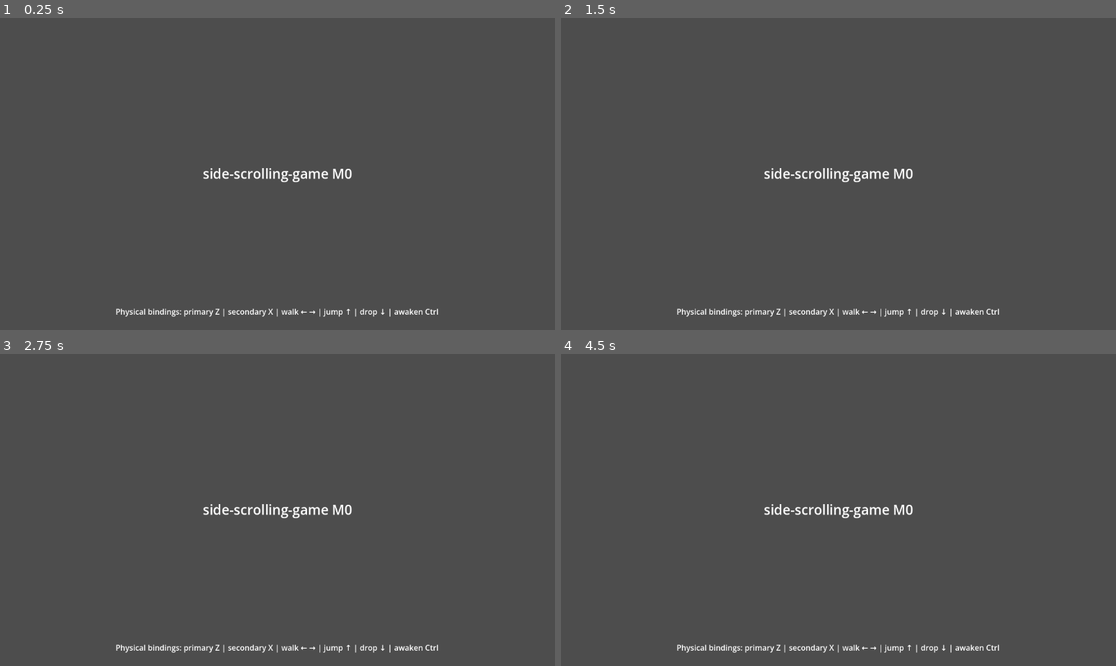
Above: before the commit, frames 1-4 (two rows, left to right).
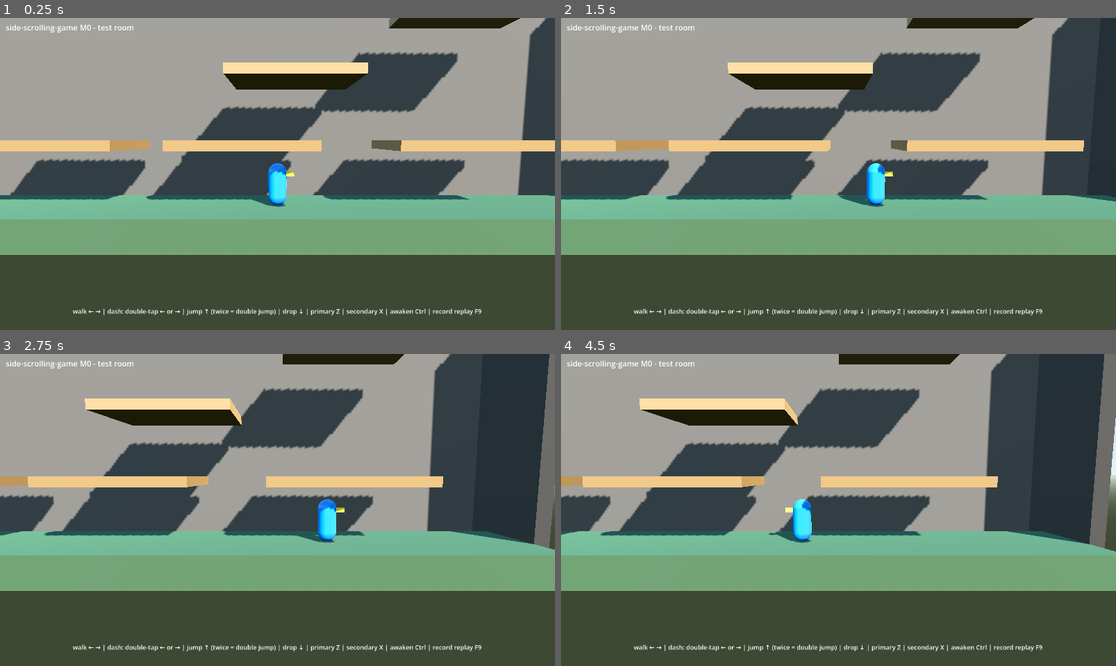
Above: after the commit, the same moments.

Repository: asty8926/side-scrolling-game
Game: Godot game, scene res://game/main.tscn
The game is run twice, just before and just after one commit, with the same random seed, the same clock (stepped at 60 frames per second) and the same inputs.
Inputs (mouse positions are in pixels of both pictures, inside the frame that each line leads up to):
- Up to frame 1 (0.25 s): no input
- Up to frame 2 (1.5 s): tap Enter at 0.5 s; move the mouse to (960, 158) at 0.52 s; hold Right (right) 0.53-1.25 s; hold Z (attack_z) 0.53-1.25 s; tap X (attack_x) at 0.6 s; click (960, 158) at 0.67 s; drag from (727, 189) to (810, 236) at 1.27 s
- Up to frame 3 (2.75 s): tap Space at 2 s; move the mouse to (333, 441) at 2.02 s; hold Right (right) from 2.03 s (still down); tap Ctrl (awaken) at 2.1 s; tap X (attack_x) at 2.3 s
- Up to frame 4 (4.5 s): release Right (right) at 2.75 s; drag from (810, 572) to (672, 463) at 2.77 s; tap Enter at 3.5 s; move the mouse to (1005, 556) at 3.52 s; hold Left (left) 3.53-4.25 s; hold Z (attack_z) 3.53-4.25 s; tap Ctrl (awaken) at 3.8 s; drag from (672, 463) to (755, 432) at 4.27 s

The runs differ from the first frame. In frame 1, 99% of the frame differs, in the area x 0-100%, y 0-100%; in frame 2, 99%; in frame 3, 99%; in frame 4, 99%.

Commit message:
main: 3D test room scene with lighting, camera and HUD hint

Diff:
--- a/game/input/input_hint.gd
+++ b/game/input/input_hint.gd
@@ -1,6 +1,6 @@
 extends Label
-## Small live binding readout until the playable room arrives (#42).
+## Bottom-of-screen readout of the physical bindings (labels follow the keyboard layout).
 
 
 func _process(_delta: float) -> void:
-	text = "Physical bindings: primary %s | secondary %s | walk ← → | jump ↑ | drop ↓ | awaken %s" % [KeyLabel.for_action(&"attack_z"), KeyLabel.for_action(&"attack_x"), KeyLabel.for_action(&"awaken")]
+	text = "walk ← → | dash: double-tap ← or → | jump ↑ (twice = double jump) | drop ↓ | primary %s | secondary %s | awaken %s | record replay F9" % [KeyLabel.for_action(&"attack_z"), KeyLabel.for_action(&"attack_x"), KeyLabel.for_action(&"awaken")]
--- a/game/main.tscn
+++ b/game/main.tscn
@@ -1,48 +1,78 @@
-[gd_scene load_steps=4 format=3]
+[gd_scene load_steps=11 format=3]
 
 [ext_resource type="Script" uid="uid://dlr0ckqydok58" path="res://game/sim_driver.gd" id="1_driver"]
+[ext_resource type="Script" path="res://game/input/input_hint.gd" id="2_hint"]
+[ext_resource type="Script" path="res://game/debug/replay_recorder.gd" id="3_rec"]
+[ext_resource type="Script" path="res://game/view/room_view.gd" id="4_room"]
+[ext_resource type="Script" path="res://game/view/fighter_view.gd" id="5_fighter"]
+[ext_resource type="Script" path="res://game/view/side_camera.gd" id="6_camera"]
 
-[ext_resource type="Script" path="res://game/input/input_hint.gd" id="2_hint"]
+[sub_resource type="ProceduralSkyMaterial" id="sky_material"]
+sky_top_color = Color(0.32, 0.55, 0.85, 1)
+sky_horizon_color = Color(0.78, 0.86, 0.95, 1)
+ground_bottom_color = Color(0.25, 0.28, 0.22, 1)
+ground_horizon_color = Color(0.7, 0.75, 0.7, 1)
 
-[ext_resource type="Script" path="res://game/debug/replay_recorder.gd" id="3_rec"]
+[sub_resource type="Sky" id="sky"]
+sky_material = SubResource("sky_material")
 
-[node name="Main" type="Control"]
-layout_mode = 3
-anchors_preset = 15
-anchor_right = 1.0
-anchor_bottom = 1.0
-grow_horizontal = 2
-grow_vertical = 2
+[sub_resource type="Environment" id="environment"]
+background_mode = 2
+sky = SubResource("sky")
+ambient_light_source = 3
+ambient_light_energy = 0.4
+tonemap_mode = 3
 
-[node name="Title" type="Label" parent="."]
-layout_mode = 1
-anchors_preset = 8
-anchor_left = 0.5
-anchor_top = 0.5
-anchor_right = 0.5
-anchor_bottom = 0.5
-offset_left = -160.0
-offset_top = -20.0
-offset_right = 160.0
-offset_bottom = 20.0
-grow_horizontal = 2
-grow_vertical = 2
-theme_override_font_sizes/font_size = 28
-text = "side-scrolling-game M0"
-horizontal_alignment = 1
-vertical_alignment = 1
+[node name="Main" type="Node3D"]
 
 [node name="SimDriver" type="Node" parent="."]
 script = ExtResource("1_driver")
 
-[node name="InputHint" type="Label" parent="."]
+[node name="ReplayRecorder" type="Node" parent="SimDriver"]
+script = ExtResource("3_rec")
+
+[node name="WorldEnvironment" type="WorldEnvironment" parent="."]
+environment = SubResource("environment")
+
+[node name="Sun" type="DirectionalLight3D" parent="."]
+transform = Transform3D(0.866025, -0.25, 0.433013, 0, 0.866025, 0.5, -0.5, -0.433013, 0.75, 0, 10, 6)
+light_energy = 0.8
+shadow_enabled = true
+
+[node name="RoomView" type="Node3D" parent="." node_paths=PackedStringArray("driver")]
+script = ExtResource("4_room")
+driver = NodePath("../SimDriver")
+
+[node name="FighterView" type="Node3D" parent="." node_paths=PackedStringArray("driver")]
+script = ExtResource("5_fighter")
+driver = NodePath("../SimDriver")
+
+[node name="SideCamera" type="Camera3D" parent="." node_paths=PackedStringArray("target", "driver")]
+transform = Transform3D(1, 0, 0, 0, 0.994522, 0.104528, 0, -0.104528, 0.994522, 0, 2.2, 11)
+current = true
+fov = 50.0
+script = ExtResource("6_camera")
+target = NodePath("../FighterView")
+driver = NodePath("../SimDriver")
+
+[node name="Hud" type="CanvasLayer" parent="."]
+
+[node name="Title" type="Label" parent="Hud"]
+offset_left = 12.0
+offset_top = 8.0
+offset_right = 400.0
+offset_bottom = 36.0
+text = "side-scrolling-game M0 - test room"
+
+[node name="InputHint" type="Label" parent="Hud"]
 anchors_preset = 12
 anchor_top = 1.0
 anchor_right = 1.0
 anchor_bottom = 1.0
-offset_top = -50.0
+offset_top = -48.0
+grow_horizontal = 2
+grow_vertical = 0
+theme_override_font_sizes/font_size = 13
 horizontal_alignment = 1
+autowrap_mode = 3
 script = ExtResource("2_hint")
-
-[node name="ReplayRecorder" type="Node" parent="SimDriver"]
-script = ExtResource("3_rec")
